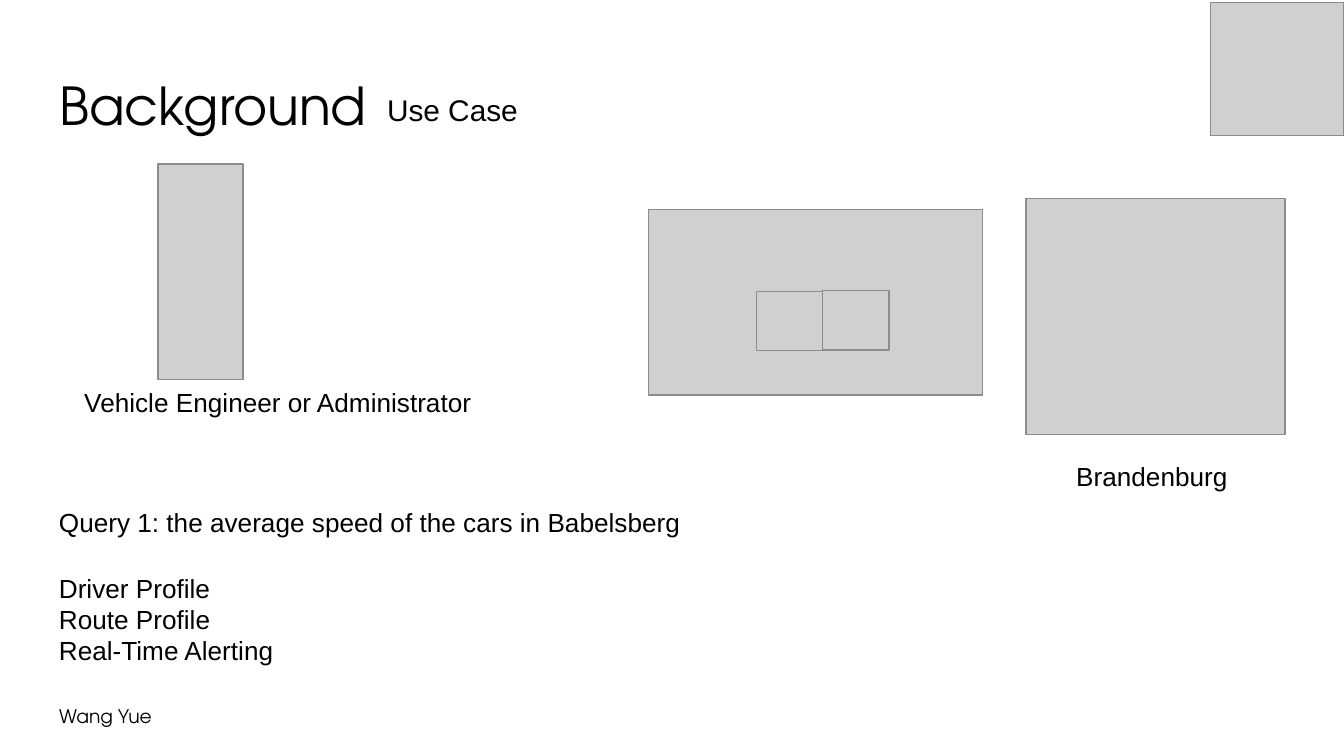
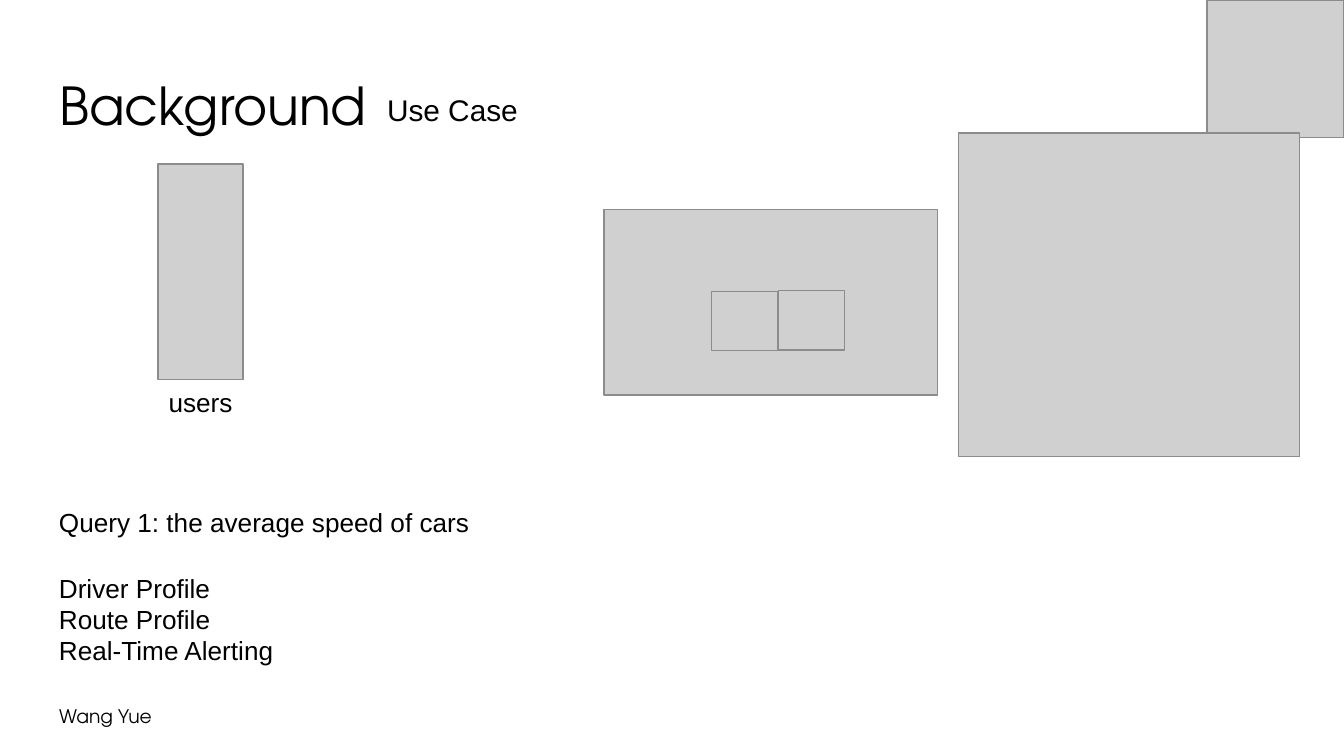
Before and after one commit to wywclmqf/DESengine, a slide deck: slide 10 of FigureScripts/symposium 2022-4.pptx (slide 8 before the commit). Drawn at 1344x756 pixels with LibreOffice and Linux fonts; fonts in the diff are those of the drawing; grey boxes stand for pictures; background and template pictures are left out. Boxes give left, top, right and bottom in pixels: in the first picture for what was removed or moved away, otherwise in the second. Text is boxed around its words. In the diff, an @@ line names an element or a change of style, - is before the commit and + after.

```diff
--- a/FigureScripts/symposium 2022-4.pptx
+++ b/FigureScripts/symposium 2022-4.pptx
@@ picture added at bbox=[1207, 0, 1344, 137] @@
@@ picture: place and size @@
-picture at bbox=[1025, 199, 1285, 435]
+picture at bbox=[958, 133, 1300, 457]
@@ 3 pictures: place and size @@
-3 pictures at bbox=[648, 210, 981, 395]
+3 pictures at bbox=[603, 210, 937, 395]
@@ text at bbox=[169, 398, 233, 413]: text changed @@
-Vehicle Engineer or Administrator
+users
@@ text removed at bbox=[1076, 467, 1227, 492] @@
-Brandenburg
@@ text at bbox=[59, 513, 469, 538]: text changed @@
-Query 1: the average speed of the cars in Babelsberg
+Query 1: the average speed of cars
```
Also in this commit, not shown: 29 other slides changed, 4 slides added, 10 slides removed, 5 other files.
